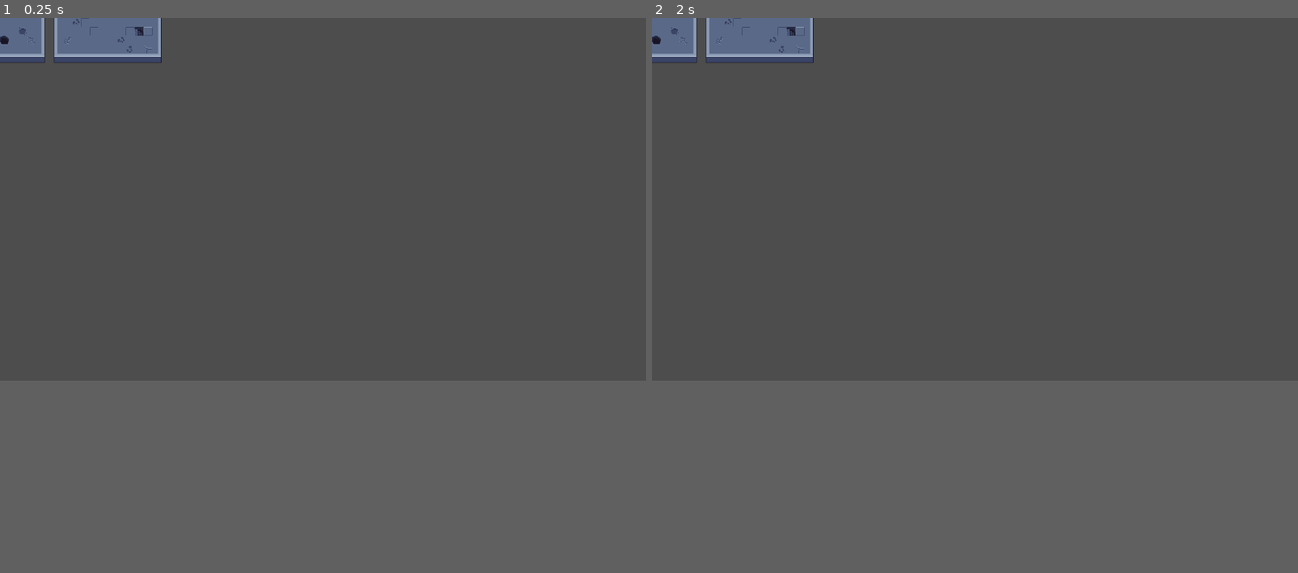
Above: before the commit, frames 1-2 (left to right).
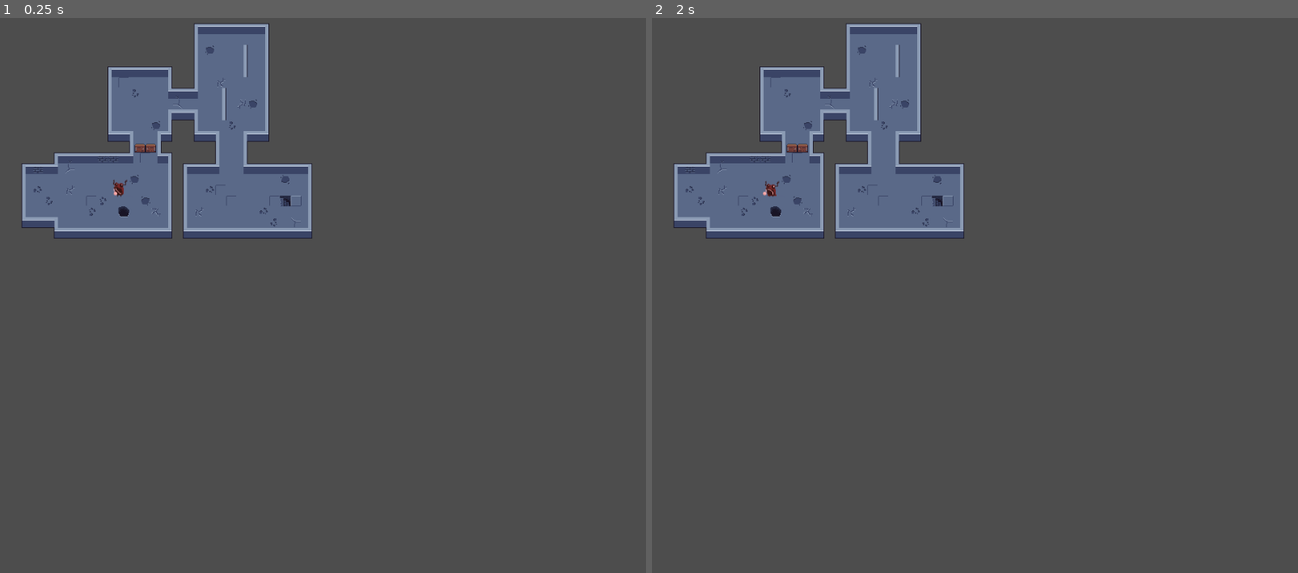
Above: after the commit, the same moments.

Repository: DrunkenRook/Projects
Game: Godot game, scene res://Scenes/main.tscn
Two runs of this game, one before a commit and one after it. Both use one fixed random seed, a clock stepped at 60 frames per second and the inputs below.
Inputs:
- Up to frame 1 (0.25 s): no input
- Up to frame 2 (2 s): tap Enter at 0.5 s; hold D (moveRight) 0.53-1.28 s; tap Space at 1.25 s; hold S (moveDown) from 1.28 s (still down)
In our replay, the window is 799x449 before the commit and 799x687 after it. These sizes can differ from the game's own. Grey fills any space a smaller window leaves; there, only what the larger window draws over its background counts as a difference.

The runs differ from the first frame. In frame 1, 12% of the frame differs, in the area x 0-49%, y 0-40%; in frame 2, 12%.
Error before the commit: Invalid type in function 'clamp' in base 'Vector2'. Cannot convert argument 2 from Nil to Vector2. (res://Scenes/player.gd:35)

Commit message:
adjustments to player movement

Diff:
--- a/GoDot/dungeon-delver/Scenes/main.tscn
+++ b/GoDot/dungeon-delver/Scenes/main.tscn
@@ -89,9 +89,10 @@
 size = Vector2(48, 16)
 
 [node name="Main" type="Node2D"]
+position = Vector2(176, 248)
 
 [node name="CharacterBody2D" parent="." instance=ExtResource("1_8gbba")]
-visible = false
+z_index = 1
 
 [node name="RoomTemplate" type="StaticBody2D" parent="."]
 script = ExtResource("2_jjvhh")
--- a/GoDot/dungeon-delver/Scenes/player.gd
+++ b/GoDot/dungeon-delver/Scenes/player.gd
@@ -9,27 +9,25 @@
 
 func ready():
 	screen_size = get_viewport().size
+	$PlayerAnimation.animation = ("Idle")
+	$PlayerAnimation.play()
 
-func _process(delta):
+func process(delta):
 	var velocity = Vector2.ZERO
 	if Input.is_action_pressed("moveRight"):
-		velocity.x += 1
+		velocity.x += 10
 	if Input.is_action_pressed("moveLeft"):
-		velocity.x -= 1
+		velocity.x -= 10
 	if Input.is_action_pressed("moveDown"):
-		velocity.y += 1
+		velocity.y += 10
 	if Input.is_action_pressed("moveUp"):
-		velocity.y -= 1
+		velocity.y -= 10
 
 	if velocity.x != 0:
 		$PlayerAnimation.animation = "Run"
-		$PlayerAnimation.flip_v = false
 		$PlayerAnimation.flip_h = velocity.x < 0
-	#elif velocity.y != 0:
-		#$PlayerAnimation.animation = "Up"
-		#$AnimatedSprite2D.flip_v = velocity.y > 0
 	else:
 		$PlayerAnimation.animation = "Idle"
 
 	position += velocity * delta
-	position = position.clamp(Vector2.ZERO, screen_size)
+	#position = position.clamp(Vector2.ZERO, screen_size)
--- a/GoDot/dungeon-delver/Scenes/player.tscn
+++ b/GoDot/dungeon-delver/Scenes/player.tscn
@@ -170,11 +170,6 @@
 "name": &"Death",
 "speed": 5.0
 }, {
-"frames": [],
-"loop": true,
-"name": &"Down",
-"speed": 5.0
-}, {
 "frames": [{
 "duration": 1.0,
 "texture": SubResource("AtlasTexture_2ijsl")
@@ -233,11 +228,6 @@
 }],
 "loop": true,
 "name": &"Run",
-"speed": 5.0
-}, {
-"frames": [],
-"loop": true,
-"name": &"Up",
 "speed": 5.0
 }]
 
@@ -248,11 +238,13 @@
 position = Vector2(0, 5)
 sprite_frames = SubResource("SpriteFrames_3smsa")
 animation = &"Run"
-frame_progress = 0.5209518
 metadata/_edit_group_ = true
 metadata/_edit_lock_ = true
 
 [node name="CollisionPolygon2D" type="CollisionPolygon2D" parent="."]
+position = Vector2(0, 3)
 polygon = PackedVector2Array(-5, -8, 8, -7, 10, 5, 7, 14, -5, 13, -9, 1)
 metadata/_edit_group_ = true
 metadata/_edit_lock_ = true
+
+[connection signal="ready" from="." to="." method="ready"]
--- a/GoDot/dungeon-delver/Scripts/main_room.gd
+++ b/GoDot/dungeon-delver/Scripts/main_room.gd
@@ -1,6 +1,7 @@
 # Tileset assets aquired from https://free-game-assets.itch.io/free-2d-top-down-pixel-dungeon-asset-pack
-
-
 
 class_name Room
 extends StaticBody2D
+
+func ready():
+	pass
--- a/GoDot/dungeon-delver/project.godot
+++ b/GoDot/dungeon-delver/project.godot
@@ -14,6 +14,11 @@
 run/main_scene="uid://cpdbnm4km40h7"
 config/features=PackedStringArray("4.5", "Forward Plus")
 config/icon="res://icon.svg"
+
+[display]
+
+window/size/viewport_width=960
+window/size/viewport_height=825
 
 [dotnet]
 
